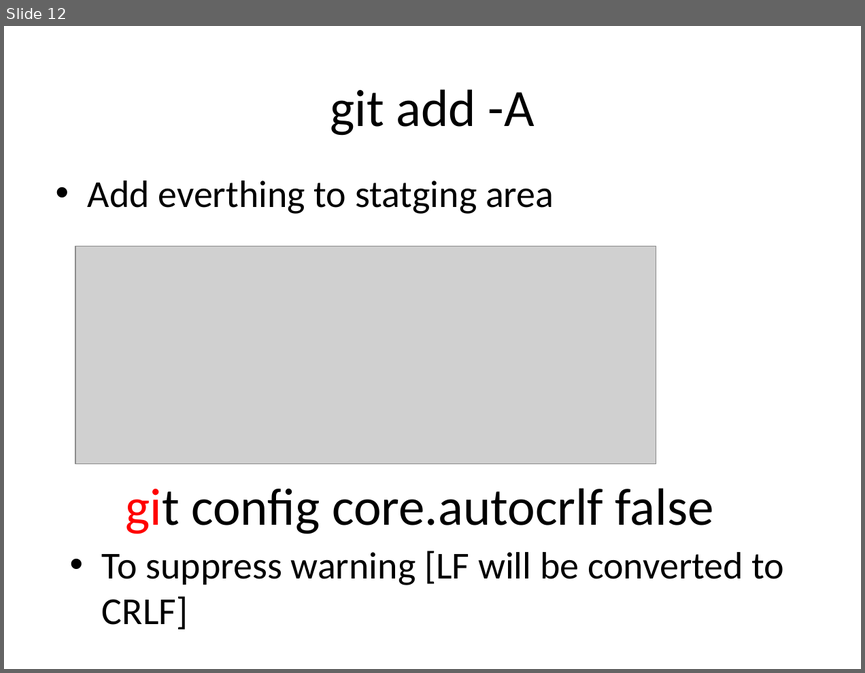
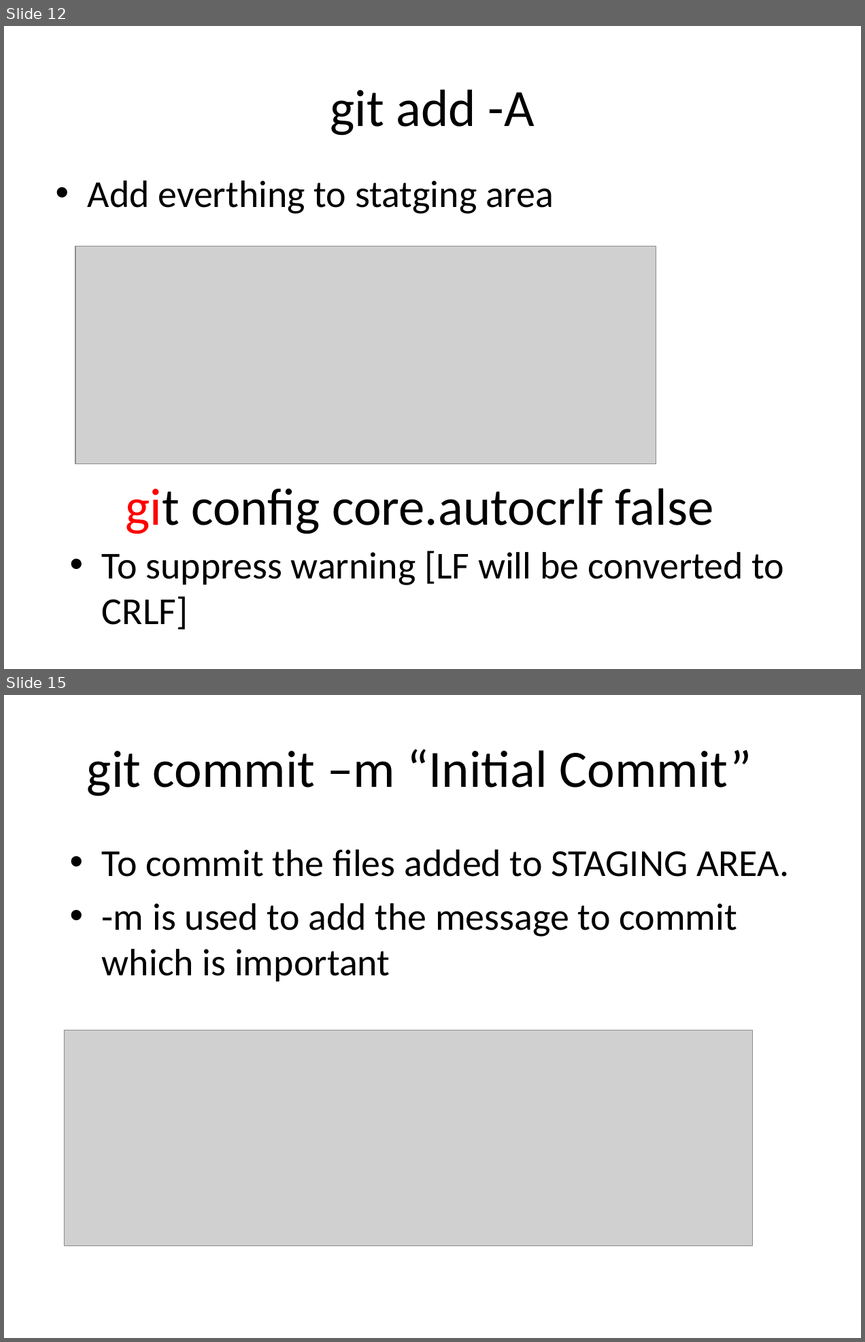
Before and after one commit to sam0505/tab-tacker, a slide deck: VueProj_Git.pptx. Shown one above the other, each under a label of ours: slide 12 before the commit, slides 12 and 15 after it; the slides between them are not shown. The pictures are 865x673 and 865x1342 pixels, drawn with LibreOffice and Linux fonts; fonts in the diff are those of the drawing; grey boxes stand for pictures. Boxes give left, top, right and bottom in pixels: in the first picture for what was removed or moved away, otherwise in the second. Text is boxed around its words. In the diff, an @@ line names an element or a change of style, - is before the commit and + after.

```diff
--- a/VueProj_Git.pptx
+++ b/VueProj_Git.pptx
@@ slide 15 added at (4,695,861,1338), background #FFFFFF @@
@@ text added at (87,749,752,796), 44 pt, text #000000 @@
+git commit –m “Initial Commit”
@@ text added at (102,849,789,981), 32 pt, text #000000 @@
+• To commit the files added to STAGING AREA.
+• -m is used to add the message to commit which is important
@@ picture added at (64,1030,752,1246) @@
```
Also in this commit, not shown: 1 slide changed, 16 other slides added.
